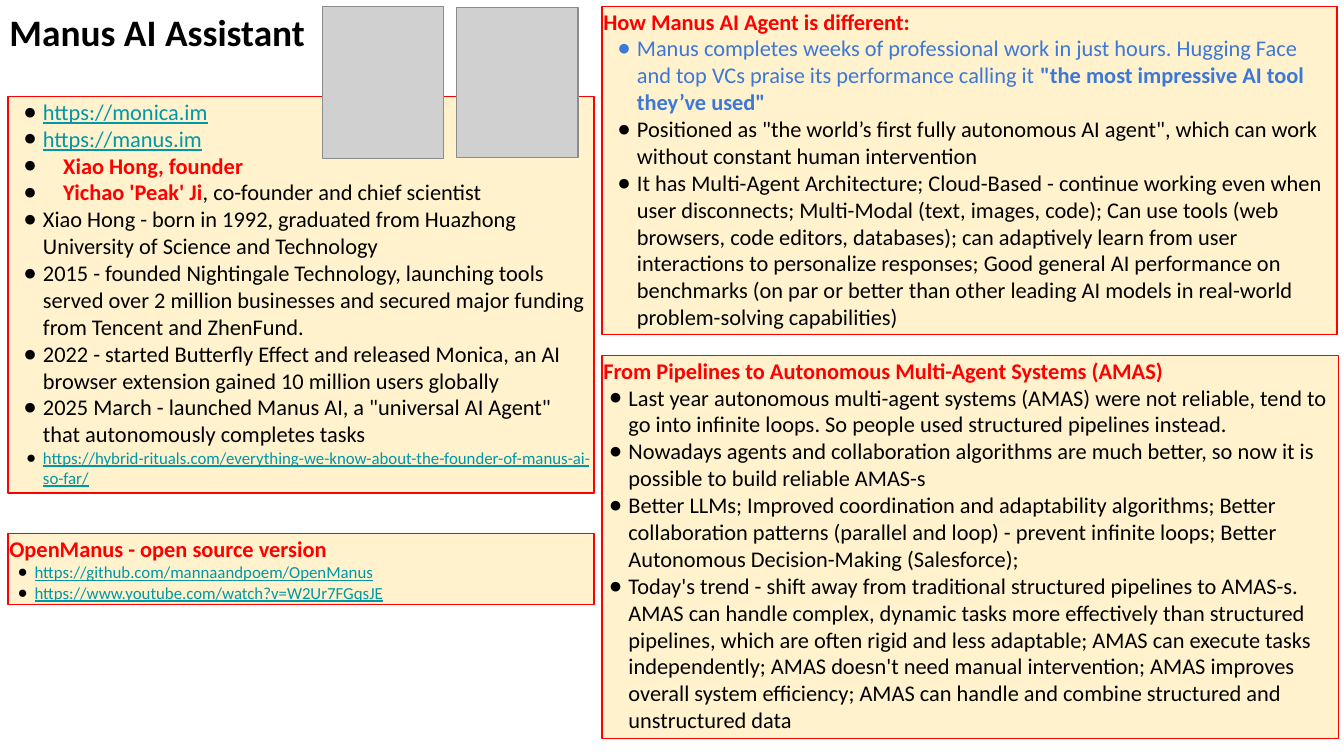
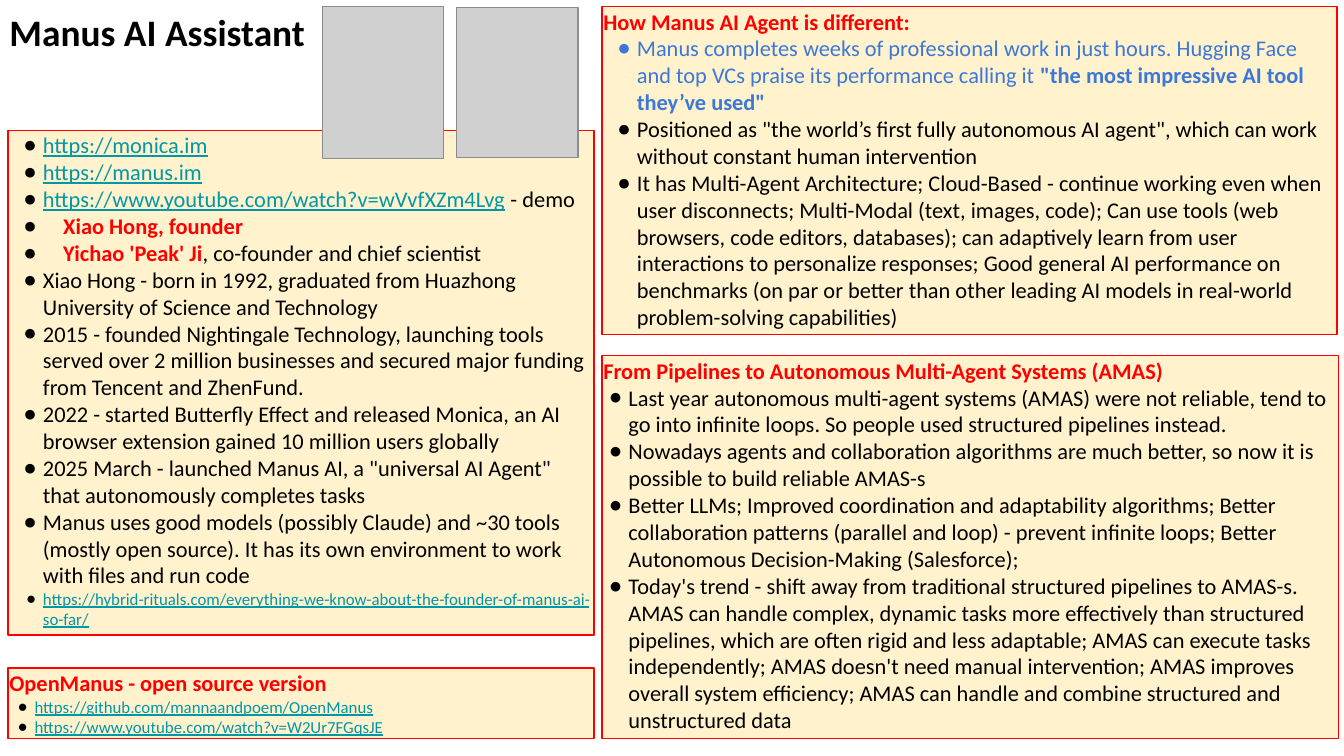
Before and after one commit to lselector/seminar, a slide deck: slide 14 of 2025/2025-03-14-AI-Updates.pptx (slide 11 before the commit). Drawn at 1344x756 pixels with LibreOffice and Linux fonts; fonts in the diff are those of the drawing; grey boxes stand for pictures. Boxes give left, top, right and bottom in pixels: in the first picture for what was removed or moved away, otherwise in the second. Text is boxed around its words. In the diff, an @@ line names an element or a change of style, - is before the commit and + after.

```diff
--- a/2025/2025-03-14-AI-Updates.pptx
+++ b/2025/2025-03-14-AI-Updates.pptx
@@ rectangle "https://monica.im": place and size @@
-rectangle "https://monica.im" at [8, 97, 594, 493]
+rectangle "https://monica.im" at [8, 130, 594, 636]
@@ text in rectangle at [43, 191, 575, 211]: paragraph added @@
+● https://www.youtube.com/watch?v=wVvfXZm4Lvg - demo
@@ text in rectangle at [43, 514, 562, 583]: paragraph added @@
+● Manus uses good models (possibly Claude) and ~30 tools (mostly open source). It has its own environment to work with files and run code
@@ rectangle "OpenManus - open source version": place and size @@
-rectangle "OpenManus - open source version" at [8, 534, 594, 605]
+rectangle "OpenManus - open source version" at [8, 668, 594, 739]
```
Also in this commit, not shown: 4 other slides changed, 3 slides added.
